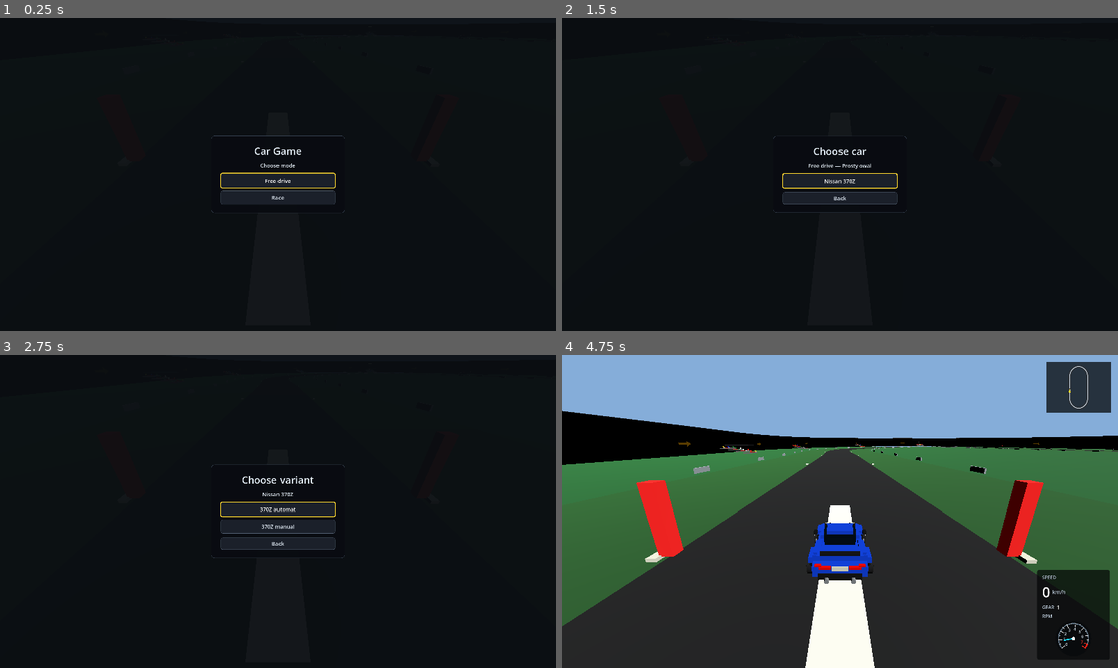
Above: before the commit, frames 1-4 (two rows, left to right).
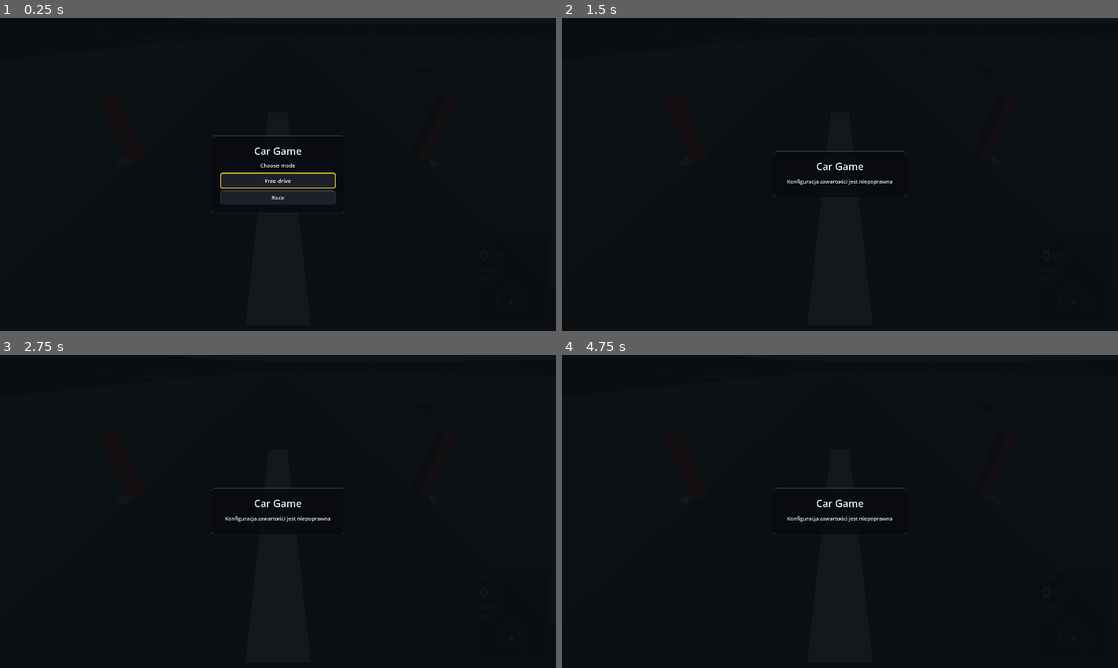
Above: after the commit, the same moments.

Repository: Dziuras98/car-game
Game: Godot game, scene res://scenes/startup.tscn
Same seed, same stepped clock (60 frames per second), same inputs: the game is played once before the commit and once after it.
Inputs (mouse positions are in pixels of both pictures, inside the frame that each line leads up to):
- Up to frame 1 (0.25 s): no input
- Up to frame 2 (1.5 s): click "Free drive" at 0.5 s; click (840, 180) at 1.25 s, where only the run before the commit has a clickable "Prosty owal"
- Up to frame 3 (2.75 s): click (278, 517) at 2 s, where only the run before the commit has a clickable "Nissan 370Z"
- Up to frame 4 (4.75 s): click (840, 508) at 2.75 s, where only the run before the commit has a clickable "370Z automat"; hold Right (steer-right) 3.53-4.28 s; hold C (camera-back) 3.53-4.28 s; hold Down (brake) from 4.28 s (still down); tap T (switch-car) at 4.35 s

The runs differ from the first frame. In frame 2, 1.8% of the frame differs, in the area x 38-62%, y 37-63%; in frame 3, 2.4%; in frame 4, 90%, in the area x 0-100%, y 0-100%.
Error after the commit: Invalid call. Nonexistent function 'has_committed_generation' in base 'Node3D (GeneratedTrack)'. (res://scripts/game/track_spawn_controller.gd:34)

Commit message:
Keep active track until replacement is ready

Diff:
--- a/scripts/game/track_spawn_controller.gd
+++ b/scripts/game/track_spawn_controller.gd
@@ -1,5 +1,8 @@
 extends RefCounted
 class_name TrackSpawnController
+
+const ACTIVE_TRACK_NAME: String = "ActiveTrack"
+const PENDING_TRACK_NAME: String = "PendingTrack"
 
 var _container: Node3D
 var _current_track: GeneratedTrack
@@ -22,16 +25,31 @@
 	if _container == null or definition == null or not definition.is_valid():
 		return null
 
-	clear_track()
-	var track: GeneratedTrack = definition.instantiate_track()
-	if track == null:
+	var pending_track: GeneratedTrack = definition.instantiate_track()
+	if pending_track == null:
 		return null
 
-	track.name = "ActiveTrack"
-	_container.add_child(track)
-	_current_track = track
+	pending_track.name = PENDING_TRACK_NAME
+	_container.add_child(pending_track)
+	if not pending_track.has_committed_generation():
+		_container.remove_child(pending_track)
+		pending_track.queue_free()
+		push_error("Track definition %s did not produce valid generated content; keeping the current track." % str(definition.track_id))
+		return null
+
+	var previous_track: GeneratedTrack = _current_track
+	if is_instance_valid(previous_track):
+		var previous_parent: Node = previous_track.get_parent()
+		if previous_parent != null:
+			previous_parent.remove_child(previous_track)
+
+	pending_track.name = ACTIVE_TRACK_NAME
+	_current_track = pending_track
 	_current_definition = definition
-	return track
+
+	if is_instance_valid(previous_track):
+		previous_track.queue_free()
+	return pending_track
 
 
 func clear_track() -> void:
